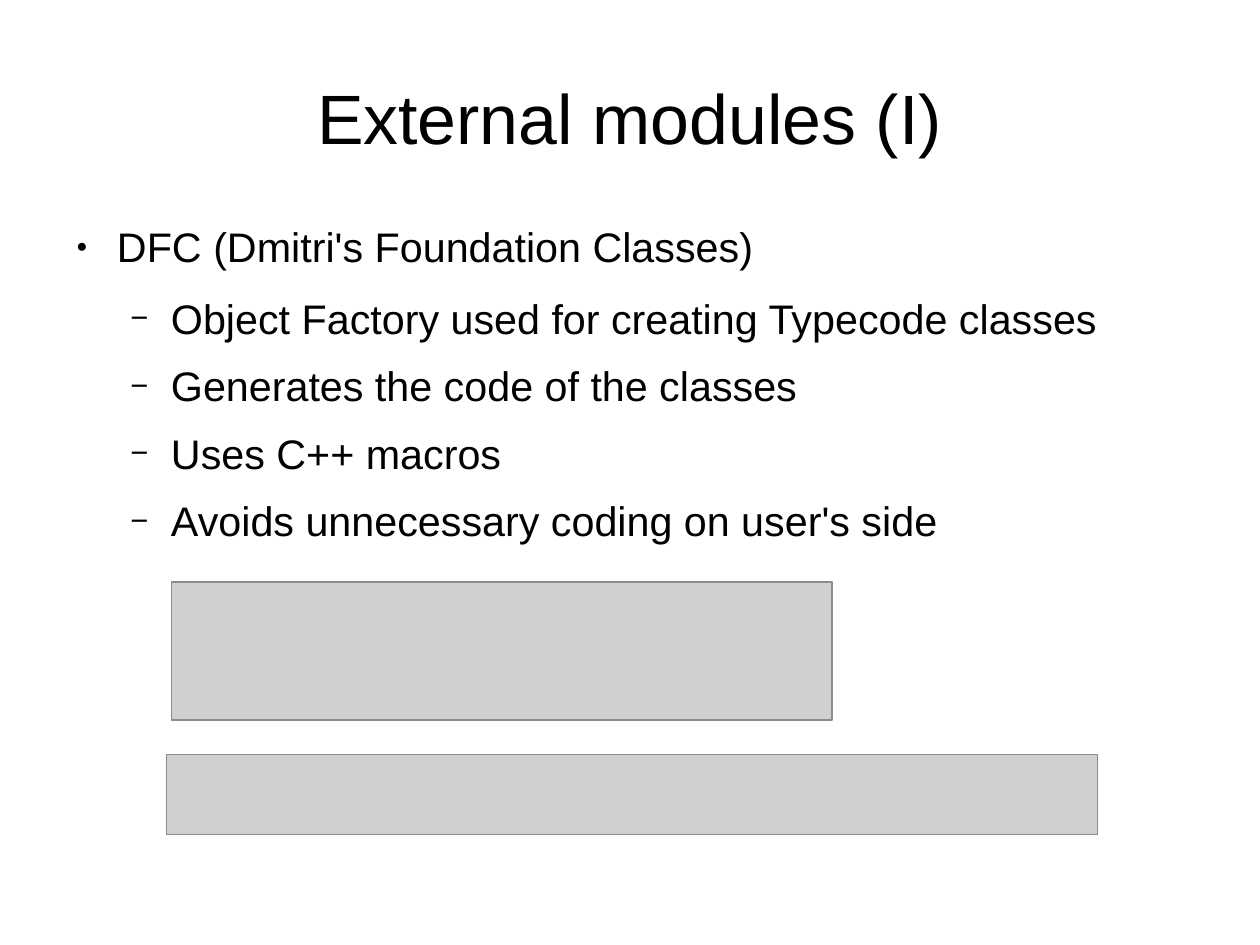
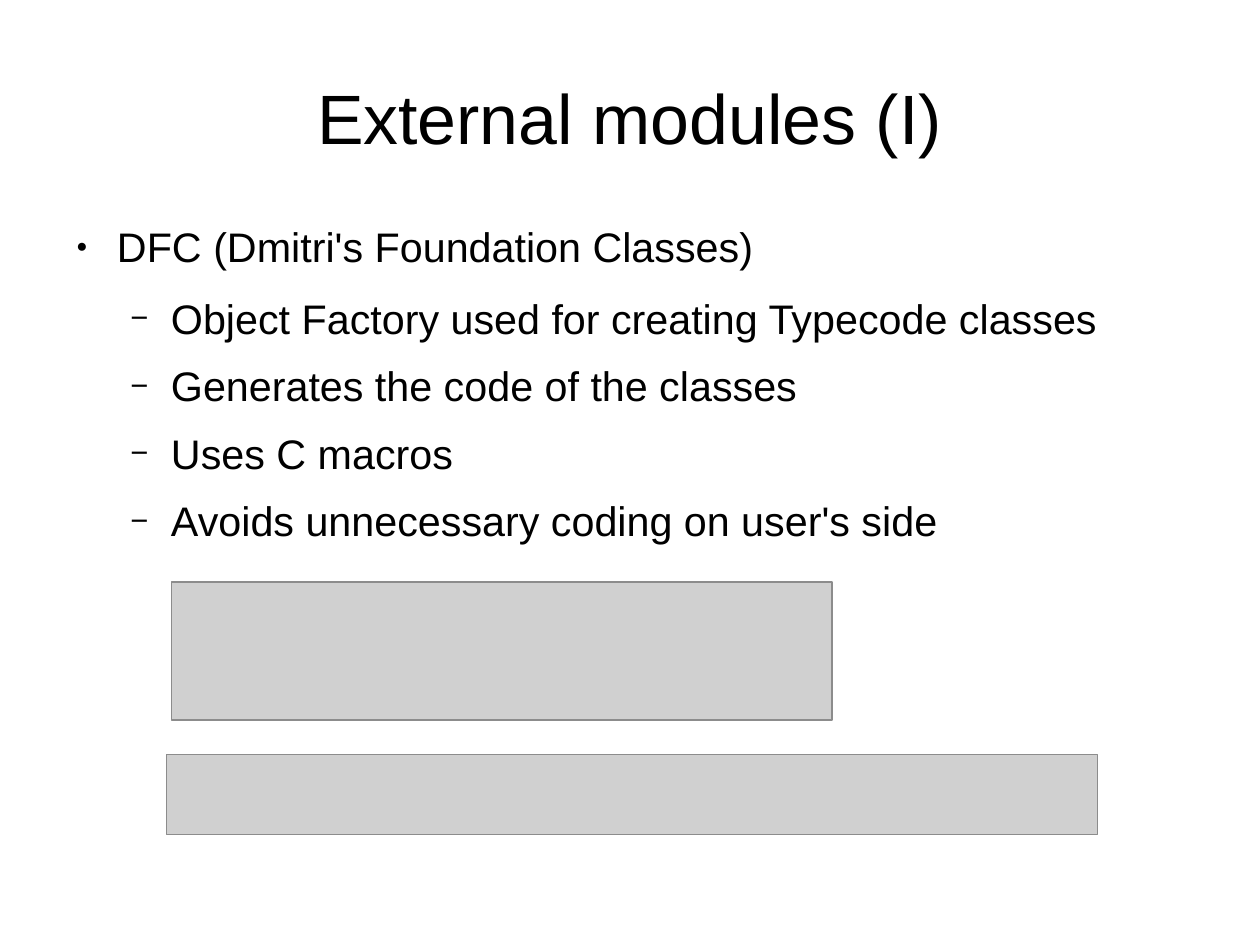
Before and after one commit to eProsima/Dynamic-Fast-Buffers, a slide deck: slide 3 of doc/DynamicFastBuffers.odp (slide 4 before the commit). Drawn at 1260x945 pixels with LibreOffice and Linux fonts; fonts in the diff are those of the drawing; grey boxes stand for pictures. Boxes give left, top, right and bottom in pixels: in the first picture for what was removed or moved away, otherwise in the second. Text is boxed around its words. In the diff, an @@ line names an element or a change of style, - is before the commit and + after.

```diff
--- a/doc/DynamicFastBuffers.odp
+++ b/doc/DynamicFastBuffers.odp
@@ text at box(171, 440, 453, 470): text changed @@
-  − Uses C++ macros
+  − Uses C macros
```
Also in this commit, not shown: 2 other slides changed, 1 slide removed, 5 other files.
